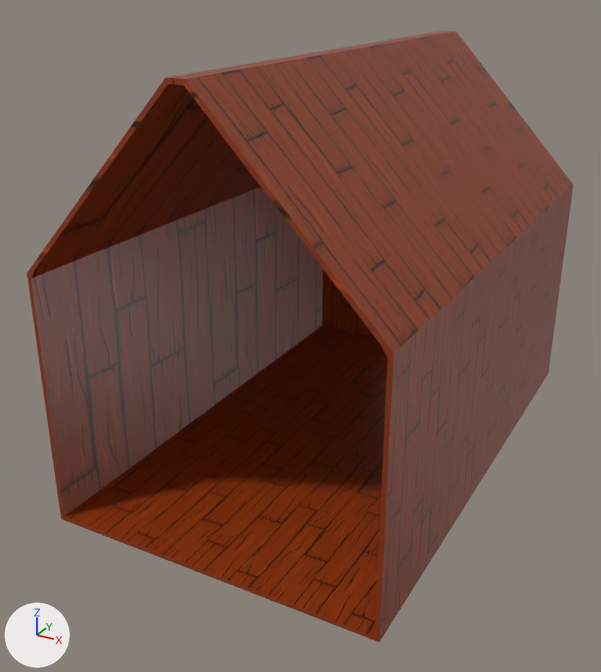
One commit to the Blender file art/cabinroom.blend: the scene before it, then after it.
One viewpoint serves both versions: a 50 mm lens placed at (42.6, -121.4, 58.0), pointed at (-3.1, -38.2, 16.4). Every picture has the same lights, and +X, +Y and +Z are marked at lower left.
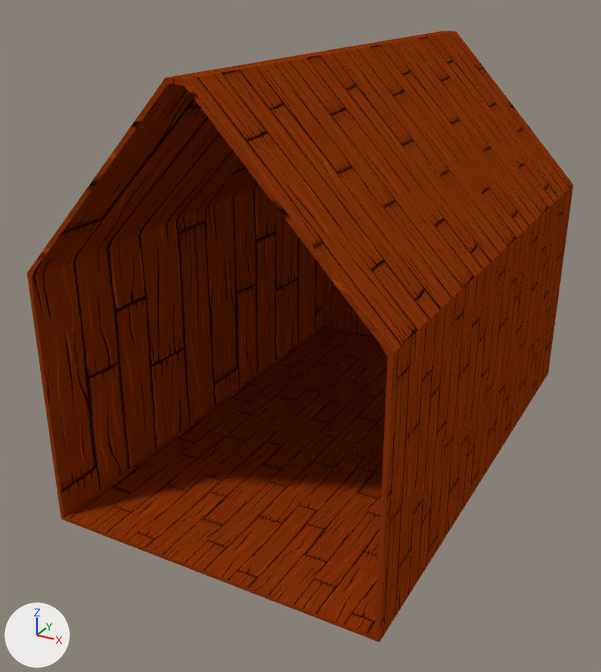
Where the change shows, as pixel boxes (x1, y1, x2, y2) in the pictures (601 x 672 px):
'Cube', surface changed
    both: (27, 31, 573, 642)

The edits, one by one:
In material 'Material' (mat_material), roughness goes from 0.4 to 0.991.
In material 'Material' (mat_material), specular_ior_level is now set to 0.0.
